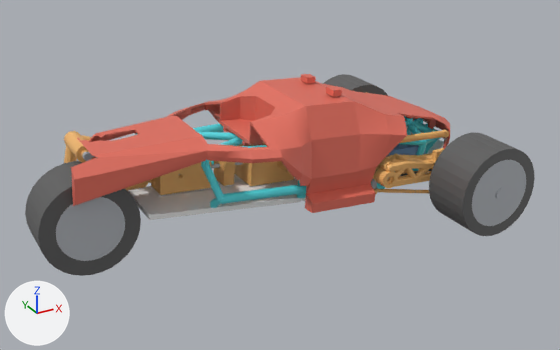
What one commit did to the glTF model ws02/skin_fit_out/WS03_skin_fit_assembly.glb.
Both versions are drawn from a 50 mm lens placed at (-406.0, -783.0, 446.0), pointed at (14.0, -18.0, 64.0). Lighting does not change. The marker at lower left points along +X, +Y and +Z. The picture after the commit comes second. Where no turn or scale is listed for an object, it has been applied to the vertices. Vertices at exactly the same position are counted once.

The first picture shows 'arm_-1', 'body3_front', 'body3_mid', 'body3_rear', 'body3_tail', 'mock_rear_rim_disc', 'mock_rear_tire_ring', 'mock_rimdisc_-1', 'mock_tire_-1', 'w3_deck_tail', 'w3_frame_rear', 'w3_rear_arm' and 20 more.
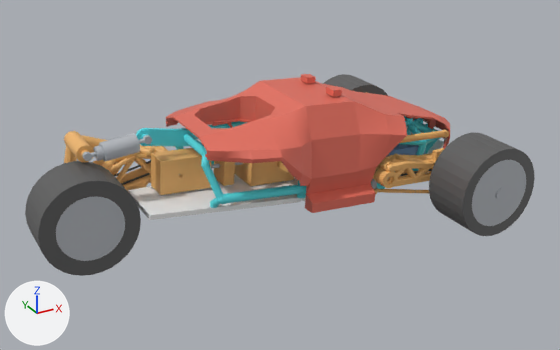
Where the change shows, as pixel boxes [x1, y1, x2, y2] in the pictures (560 x 350 px; the box of a moved part takes in the faces that stretch with it):
```json
{"object": "body3_tail", "change": "deleted", "before": [71, 117, 207, 206], "on screen": "red"}
{"object": "body3_rear", "change": "reshaped", "before": [167, 101, 277, 163], "after": [166, 101, 277, 163]}
{"part": 1, "of": "me_body3_mid", "change": "reshaped", "before": [224, 108, 275, 145], "after": [224, 108, 275, 128], "on screen": "mostly hidden afterwards"}
{"part": 2, "of": "me_body3_rear", "change": "moved or reshaped", "before": [167, 101, 271, 157], "after": [166, 101, 271, 151]}
{"object": "w3_rear_arm", "change": "unchanged, uncovered by the edit", "before": [64, 131, 151, 191], "after": [64, 131, 168, 191]}
{"object": "w3_rbc_upper", "change": "unchanged, uncovered by the edit", "before": [159, 161, 211, 179], "after": [151, 148, 211, 179]}
{"object": "b_rear_shock", "change": "unchanged, uncovered by the edit", "before": [82, 133, 136, 161], "after": [82, 133, 152, 162]}
```

Scene script edits in JSON lines:
```json
{"block": "me_body3_mid", "where": "# used by ob_body3_mid; location = (225.5, 0.0, 55.9)"}
{"op": "remove", "block": "me_body3_mid", "code": "me_body3_mid.from_pydata(...)  # 5789 vertices, 11610 faces; spans x -260.0..-199.0, y -101.0..101.0, z 18.0..106.0"}
{"op": "add", "block": "me_body3_mid", "code": "me_body3_mid.from_pydata(...)  # 5361 vertices, 10742 faces; spans x -259.0..-199.0, y -101.0..101.0, z 18.0..106.0"}
{"block": "me_body3_mid", "change": "me_body3_mid part 1: 82 vertices moved within x -252.0..-199.0, y -60.0..76.0, z 57.0..101.0; 494 vertices removed from x -260.0..-228.0, y -36.0..36.0, z 58.0..69.0; 66 vertices added at x -259.0..-222.0, y -36.0..72.0, z 57.0..84.0"}
{"block": "me_body3_mid", "change": "other edits to the shape of me_body3_mid do not show in these pictures"}
{"block": "me_body3_rear", "where": "# used by ob_body3_rear; location = (225.5, 0.0, 55.9)"}
{"op": "remove", "block": "me_body3_rear", "code": "me_body3_rear.from_pydata(...)  # 1470 vertices, 2956 faces; spans x -325.0..-258.0, y -100.0..100.0, z 59.0..93.0"}
{"op": "add", "block": "me_body3_rear", "code": "me_body3_rear.from_pydata(...)  # 1389 vertices, 2782 faces; spans x -325.0..-258.0, y -100.0..100.0, z 65.0..93.0"}
{"block": "me_body3_rear", "change": "me_body3_rear part 2: 24 vertices moved from x -314.0..-262.0, y -81.0..77.0, z 67.0..92.0 to x -316.0..-268.0, y -77.0..73.0, z 67.0..90.0; 595 vertices removed from x -325.0..-259.0, y -86.0..86.0, z 59.0..92.0; 514 vertices added at x -325.0..-259.0, y -88.0..78.0, z 65.0..92.0"}
{"op": "remove", "block": "ob_body3_tail", "code": ["ob_body3_tail = bpy.data.objects.new('body3_tail', me_body3_tail)", "ob_body3_tail.location = (225.5, 0.0, 55.9)"]}
```
